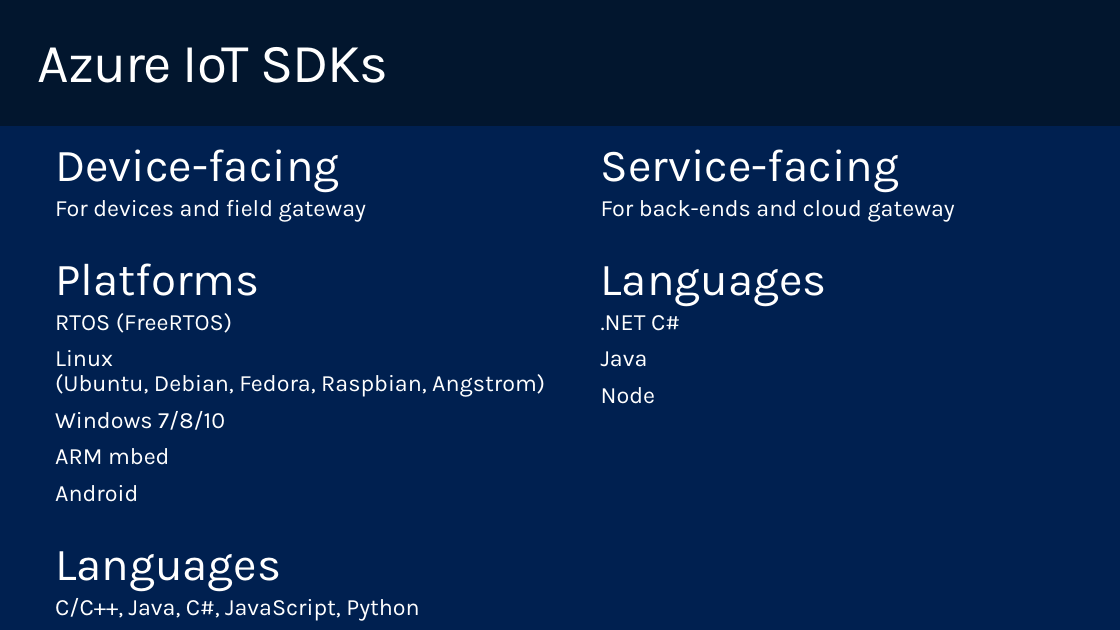
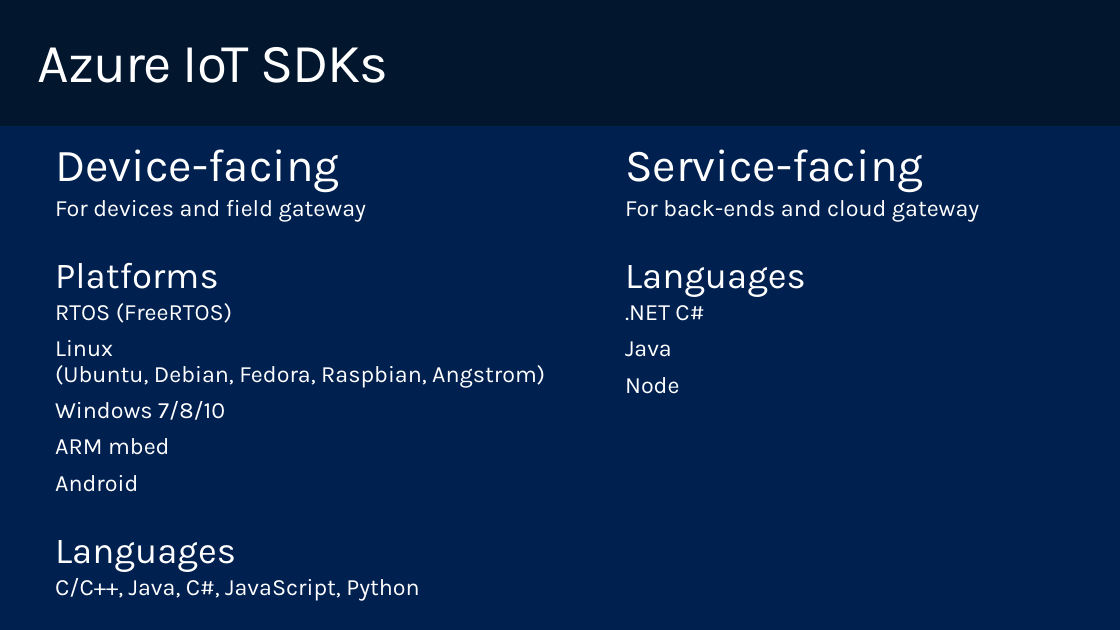
Before and after one commit to wmmihaa/azureiotbootcamp, a slide deck: slide 19 of presentation/IoT Hub Overview + IoT Suite Intro.pptx (slide 18 before the commit). Drawn at 1120x630 pixels with LibreOffice and Linux fonts; fonts in the diff are those of the drawing; background and template pictures are left out. Boxes give left, top, right and bottom in pixels: in the first picture for what was removed or moved away, otherwise in the second. Text is boxed around its words. In the diff, an @@ line names an element or a change of style, - is before the commit and + after.

```diff
--- a/presentation/IoT Hub Overview + IoT Suite Intro.pptx
+++ b/presentation/IoT Hub Overview + IoT Suite Intro.pptx
@@ text "Service-facing" moved from (x1=601, y1=149, x2=955, y2=404) to (x1=625, y1=149, x2=979, y2=394) @@
@@ text "Service-facing" at (x1=625, y1=149, x2=979, y2=394): size 40 to 32 pt in "Languages" @@
@@ text at (x1=55, y1=262, x2=236, y2=572): size 40 to 32 pt in "Platforms", "Languages" @@
```
Also in this commit, not shown: 6 other slides changed, 3 slides added, 1 slide removed, 1 other file.
